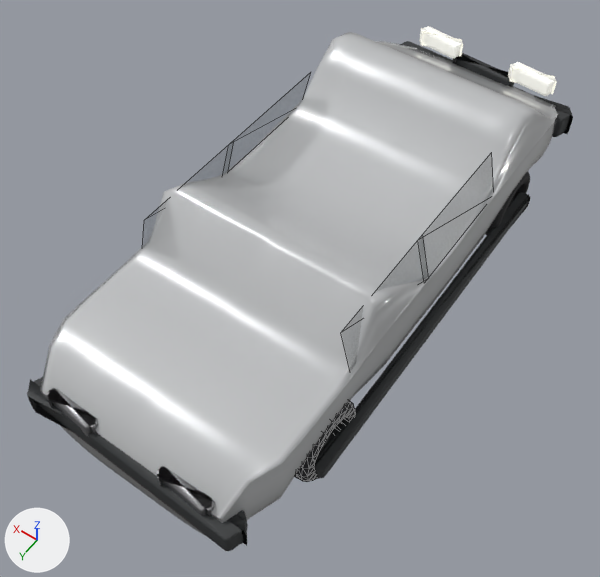
The glTF model public/assets/vehicles/traffic-sedan.glb as it was, and as the next commit left it.
Both versions are drawn from a 50 mm lens placed at (-2.15, 3.5, 5.2), pointed at (0.02, 0.45, 0.41). Every picture has the same lights, and +X, +Y and +Z are marked at lower left. The picture after the commit comes second. Mesh edges are drawn as thin lines on the coarser meshes. Where no turn or scale is listed for an object, it has been applied to the vertices. Vertices at exactly the same position are counted once.

The scene before the commit, as lines of its bpy script (objects in view):
```python
mat_farfan_glass = principled_material('farfan_glass')
mat_farfan_glass.base_color = (0.1, 0.13, 0.14)  # dark grey #596569
mat_farfan_glass.roughness = 0.08
mat_farfan_glass.alpha = 0.38
me_glass = bpy.data.meshes.new('glass')
me_glass.from_pydata(...)  # 16 vertices, 8 faces; spans x -0.85..0.85, y -0.71..1.14, z 0.92..1.29
me_glass.materials.append(mat_farfan_glass)  # dark grey #596569
# before: 0 (-0.85, -0.71, 0.93), 1 (-0.85, 0.28, 0.93) at pixel (424, 283), 2 (-0.75, 0.28, 1.29) at pixel (417, 240), 3 (-0.75, -0.71, 1.29) at pixel (491, 152), 4 (-0.85, 0.22, 0.93) at pixel (428, 278)
# before: 5 (-0.85, 1.14, 0.92), 6 (-0.75, 1.14, 1.29) at pixel (340, 332), 7 (-0.75, 0.22, 1.29) at pixel (422, 234)
# before: 8 (0.85, -0.71, 0.93), 9 (0.85, 0.28, 0.93), 10 (0.75, 0.28, 1.29) at pixel (228, 144), 11 (0.75, -0.71, 1.29) at pixel (311, 71), 12 (0.85, 0.22, 0.93)
# before: 13 (0.85, 1.14, 0.92), 14 (0.75, 1.14, 1.29) at pixel (144, 220), 15 (0.75, 0.22, 1.29) at pixel (234, 139)
me_lights_front = bpy.data.meshes.new('lights_front')
me_lights_front.from_pydata(...)  # 196 vertices, 416 faces; spans x -0.644..0.644, y -2.293..-2.177, z 0.735..0.865
me_lights_front.materials.append(mat_farfan_headlight)  # white #f6f7f3, glowing grey #a09e95
me_wheel_rl_tire = bpy.data.meshes.new('wheel_rl_tire')
me_wheel_rl_tire.from_pydata(...)  # 168 vertices, 336 faces; spans x -0.095..0.095, y -0.305..0.305, z -0.305..0.305
me_wheel_rl_tire.materials.append(mat_farfan_rubber)  # black #242427
ob_glass = bpy.data.objects.new('glass', me_glass)
ob_glass.location = (0.0, 0.0, 0.0)
ob_lights_front = bpy.data.objects.new('lights_front', me_lights_front)
ob_lights_front.location = (0.0, 0.0, 0.0)
ob_wheel_rl_tire = bpy.data.objects.new('wheel_rl_tire', me_wheel_rl_tire)
ob_wheel_rl_tire.location = (-0.75, 1.31, 0.305)
# also in view: 'trim' at (0.0, 0.0, 0.45); 'grille' at (0.0, -2.24, 0.66); 'body' at (0.0, 0.0, 0.79); 'lights_rear' at (0.0, 2.23, 0.72)
```
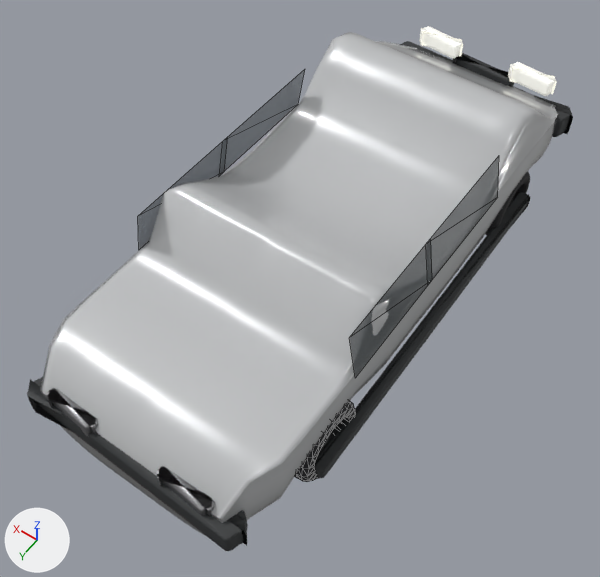
Changed parts and their boxes [x1, y1, x2, y2] in the pictures (600 x 577 px; the box of a moved part takes in the faces that stretch with it):
'glass', surface changed, reshaped
    before: [142, 72, 493, 372]
    after: [138, 69, 499, 378]
part 1 of me_glass, moved or reshaped
    before: [341, 152, 493, 372]
    after: [349, 156, 499, 378]
part 2 of me_glass, moved or reshaped
    before: [142, 72, 311, 249]
    after: [138, 69, 305, 249]

Patch to the scene script:
```diff
--- a/public/assets/vehicles/traffic-sedan.glb.py
+++ b/public/assets/vehicles/traffic-sedan.glb.py
@@ mat_farfan_glass @@
 mat_farfan_glass.roughness = 0.08
-mat_farfan_glass.alpha = 0.38
+mat_farfan_glass.alpha = 0.72
@@ me_glass @@
 # used by ob_glass; location = (0.0, 0.0, 0.0)
-me_glass.from_pydata(...)  # 16 vertices, 8 faces; spans x -0.85..0.85, y -0.71..1.14, z 0.92..1.29
+me_glass.from_pydata(...)  # 16 vertices, 8 faces; spans x -0.87..0.87, y -0.71..1.14, z 0.92..1.29
+# me_glass part 1
+for i in [2, 3, 6, 7]: me_glass.vertices[i].co += Vector((-0.06, 0.0, 0.0))
+for i in [0, 1, 4, 5]: me_glass.vertices[i].co += Vector((-0.03, 0.0, 0.0))
+# me_glass part 2
+for i in [8, 9, 12, 13]: me_glass.vertices[i].co += Vector((0.03, 0.0, 0.0))
+for i in [10, 11, 14, 15]: me_glass.vertices[i].co += Vector((0.06, 0.0, 0.0))
 me_glass.materials.append(mat_farfan_glass)
```
